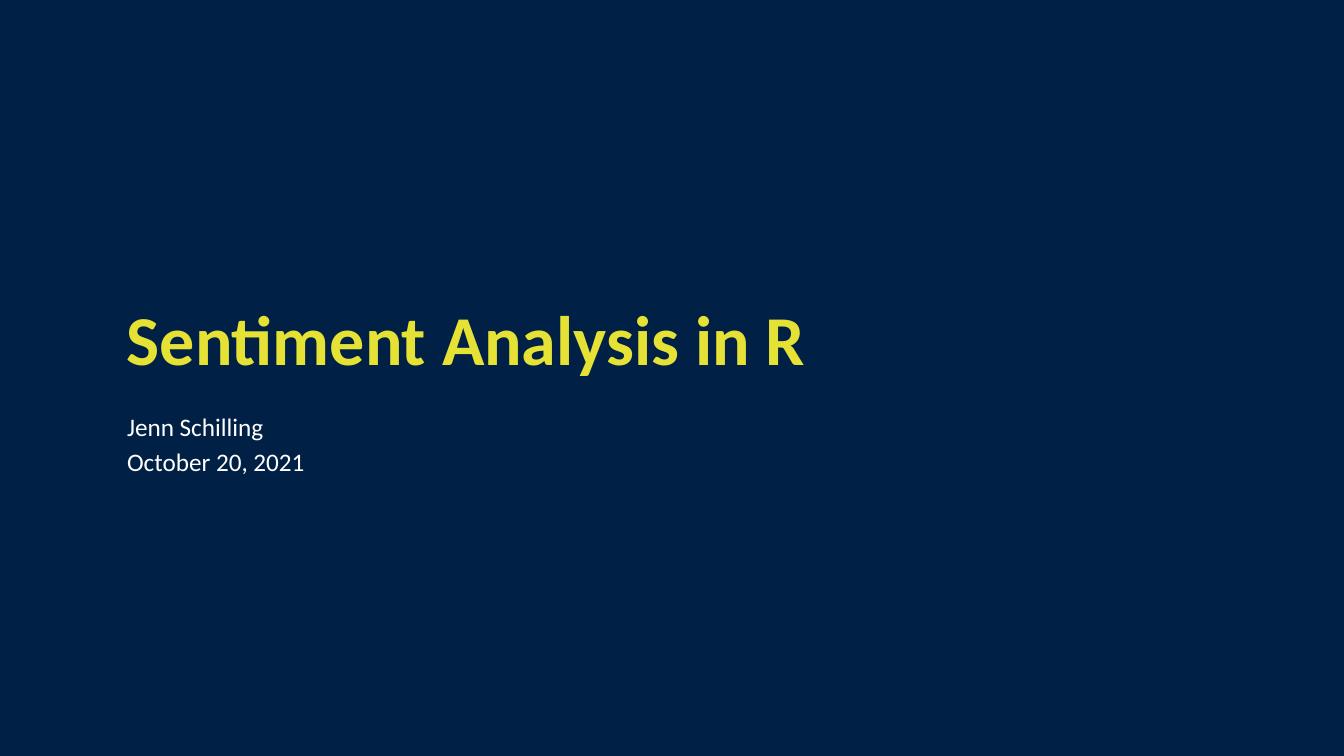
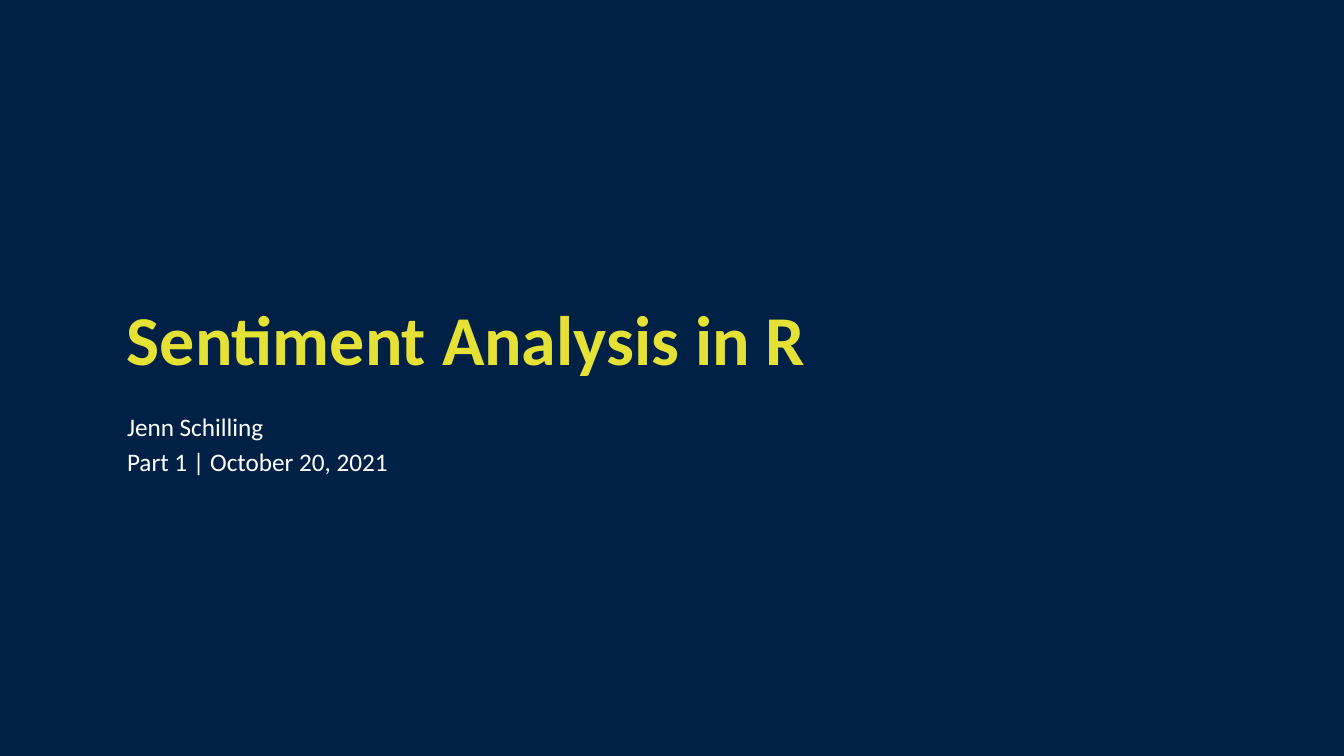
Before and after one commit to jennschilling/sentiment-analysis-in-R, a slide deck: slide 1 of slides/Sentiment Analysis in R.pptx. Drawn at 1344x756 pixels with LibreOffice and Linux fonts; fonts in the diff are those of the drawing; background and template pictures are left out. Boxes give left, top, right and bottom in pixels: in the first picture for what was removed or moved away, otherwise in the second. Text is boxed around its words. In the diff, an @@ line names an element or a change of style, - is before the commit and + after.

Commit message:
presented part 1 of the webinar

```diff
--- a/slides/Sentiment Analysis in R.pptx
+++ b/slides/Sentiment Analysis in R.pptx
@@ subtitle at (x1=127, y1=453, x2=388, y2=474): text changed @@
-October 20, 2021
+Part 1 | October 20, 2021
```
Also in this commit, not shown: 1 other slide changed, 2 slides added, 2 slides removed, 1 other file.
